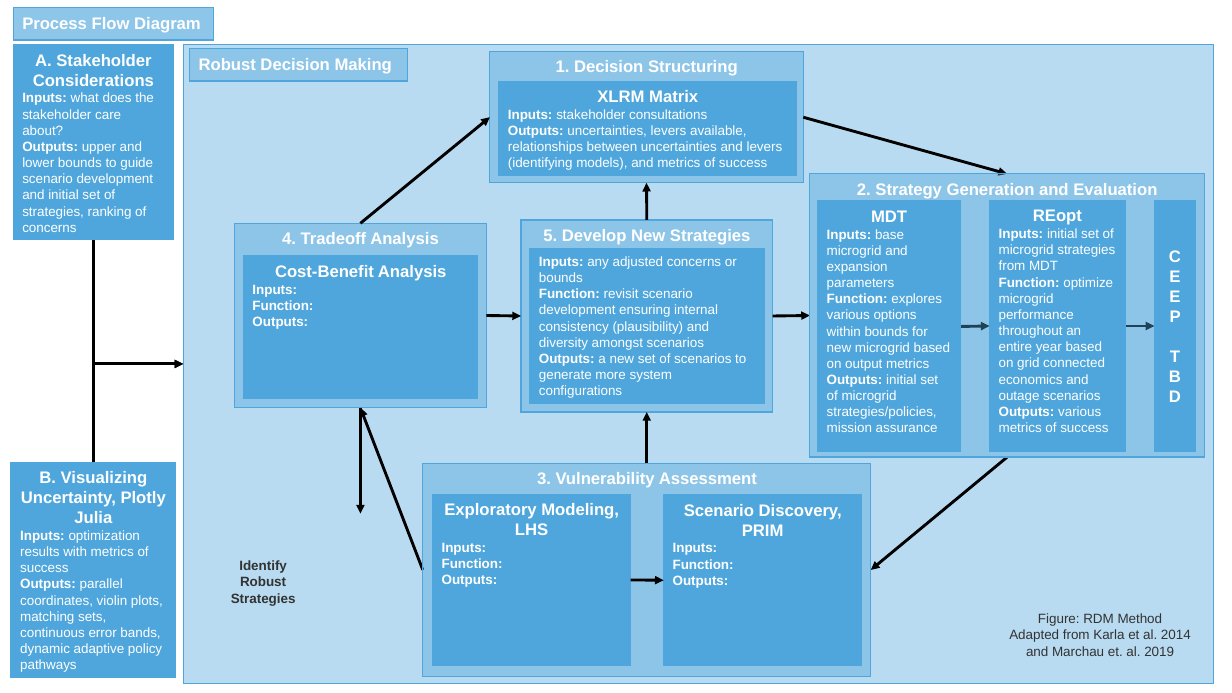
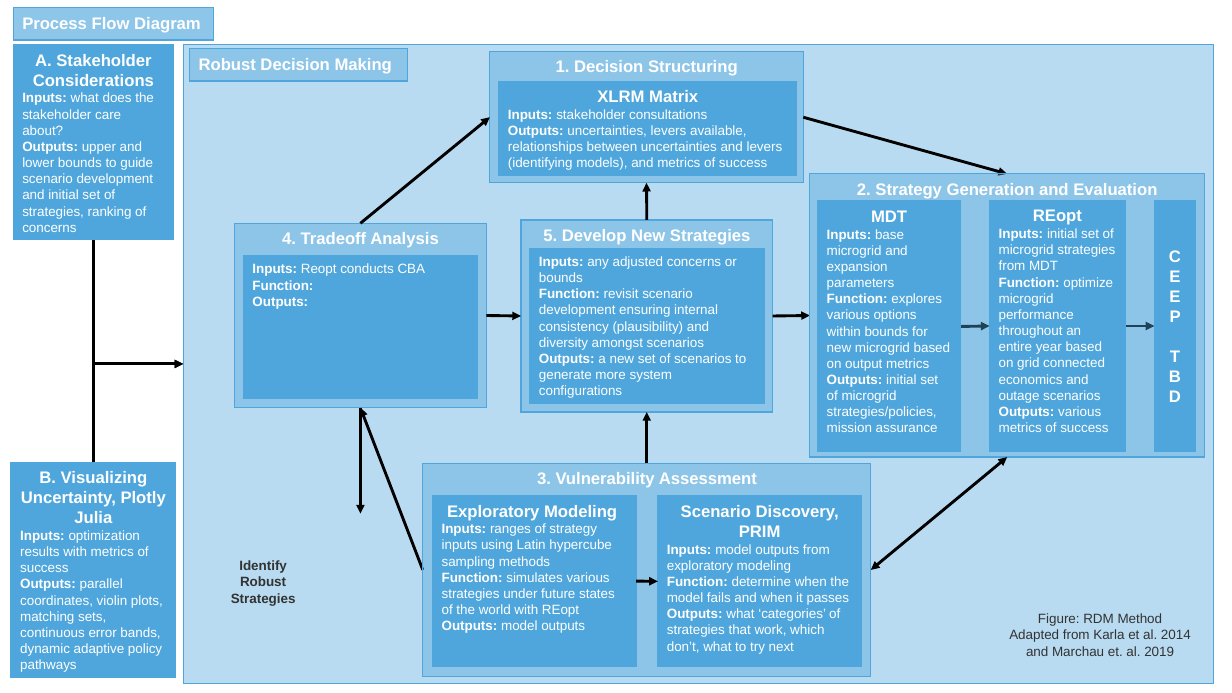
Before and after one commit to madelinemacmillan/PhD, a slide deck: slide 1 of ProcessDiagram.pptx. Drawn at 1232x693 pixels with LibreOffice and Linux fonts; fonts in the diff are those of the drawing. Boxes give left, top, right and bottom in pixels: in the first picture for what was removed or moved away, otherwise in the second. Text is boxed around its words. In the diff, an @@ line names an element or a change of style, - is before the commit and + after.

```diff
--- a/ProcessDiagram.pptx
+++ b/ProcessDiagram.pptx
@@ text in rectangle at <box>252,263,426,276</box>: text changed; size 13 to 10.5 pt; bold off @@
-Cost-Benefit Analysis
-Inputs:
+Inputs: Reopt conducts CBA
@@ arrow moved from (1007, 457) - (871, 570) to (871, 570) - (1007, 457) @@
@@ arrow (871, 570) - (1007, 457): arrow to double arrow @@
@@ rectangle "Exploratory Modeling": place and size @@
-rectangle "Exploratory Modeling" at <box>433,494,630,665</box>
+rectangle "Exploratory Modeling" at <box>433,496,636,667</box>
@@ text in rectangle at <box>442,505,617,633</box>: text changed; bold off @@
-Exploratory Modeling, LHS
-Inputs:
-Function:
-Outputs:
+Exploratory Modeling
+Inputs: ranges of strategy inputs using Latin hypercube sampling methods
+Function: simulates various strategies under future states of the world with REopt
+Outputs: model outputs
@@ rectangle "Scenario Discovery, PRIM": place and size @@
-rectangle "Scenario Discovery, PRIM" at <box>664,495,861,666</box>
+rectangle "Scenario Discovery, PRIM" at <box>658,496,861,667</box>
@@ text in rectangle at <box>667,544,849,654</box>: text changed; bold off @@
-Inputs:
-Function:
-Outputs:
+Inputs: model outputs from exploratory modeling
+Function: determine when the model fails and when it passes
+Outputs: what ‘categories’ of strategies that work, which don’t, what to try next
@@ arrow moved from (631, 580) - (664, 580) to (637, 581) - (658, 581) @@
```
Also in this commit, not shown: 2 other slides changed, 5 slides added, 1 slide removed, 6 other files.
